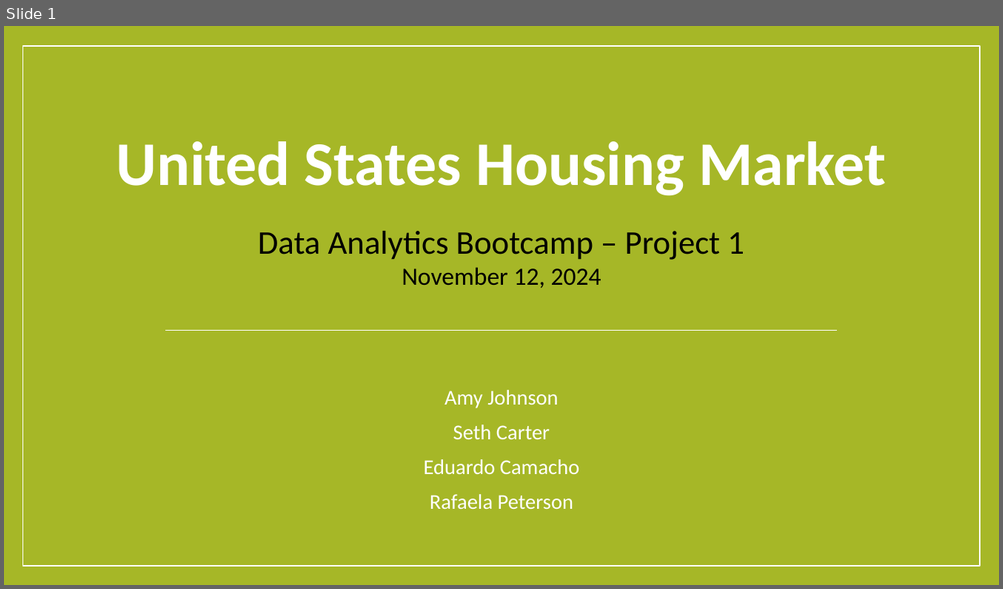
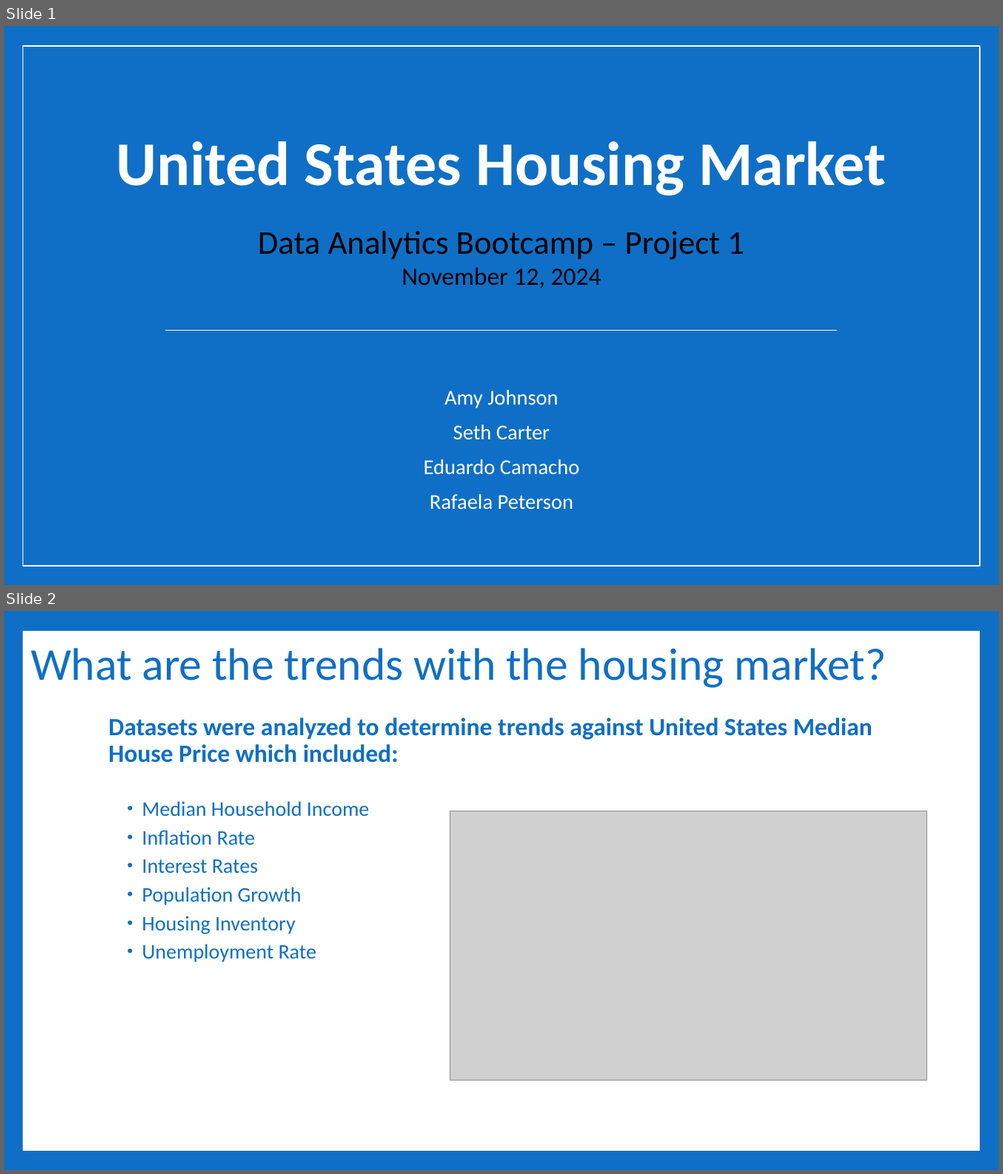
Before and after one commit to Sethdcarter/group8_data_project_1, a slide deck: Presentation/Project-1_Group-8_Presentation-US_Housing_Market.pptx. Shown one above the other, each under a label of ours: slide 1 before the commit, slides 1 and 2 after it. The pictures are 1003x589 and 1003x1174 pixels, drawn with LibreOffice and Linux fonts; fonts in the diff are those of the drawing; grey boxes stand for pictures. Boxes give left, top, right and bottom in pixels: in the first picture for what was removed or moved away, otherwise in the second. Text is boxed around its words. In the diff, an @@ line names an element or a change of style, - is before the commit and + after.

```diff
--- a/Presentation/Project-1_Group-8_Presentation-US_Housing_Market.pptx
+++ b/Presentation/Project-1_Group-8_Presentation-US_Housing_Market.pptx
@@ slide 2 added at [4, 611, 999, 1170], background #0F6FC6 @@
@@ rectangle added at [22, 631, 979, 1151], fill #FFFFFF @@
@@ title added at [31, 648, 886, 688], 44 pt, text #0F6FC6 @@
+What are the trends with the housing market?
@@ text added at [108, 718, 872, 963], 20 pt, text #0F6FC6 @@
+Datasets were analyzed to determine trends against United States Median House Price which included:
+  • Median Household Income
+  • Inflation Rate
+  • Interest Rates
+  • Population Growth
+  • Housing Inventory
+  • Unemployment Rate
@@ picture added at [449, 811, 926, 1080] @@
@@ slide 1 changed as well @@
@@ background #A6B727 to #0F6FC6 @@
@@ rectangle at [22, 46, 979, 566]: fill #A6B727 to #0F6FC6 @@
```
Also in this commit, not shown: 1 other slide changed, 4 other slides added, 1 other file.
